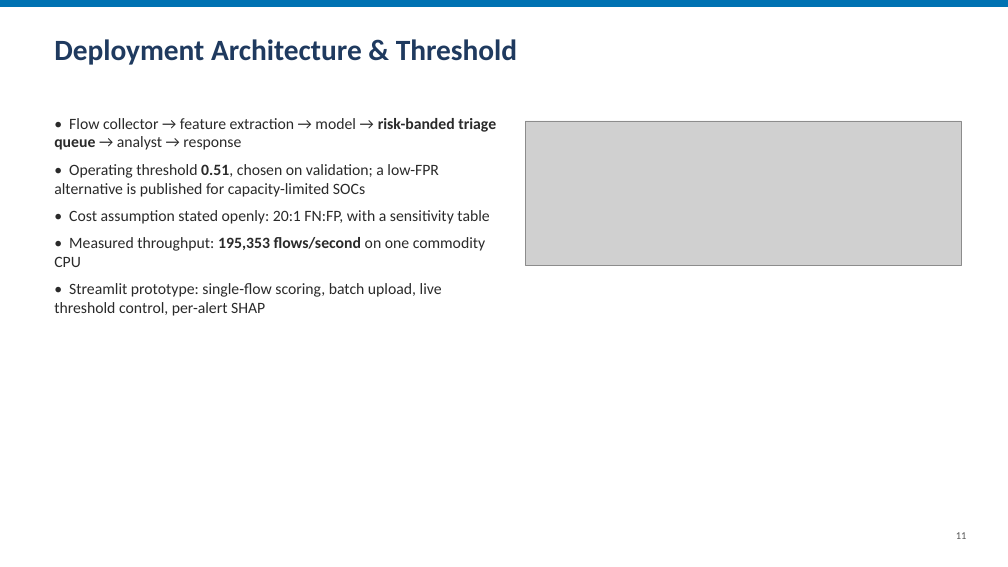
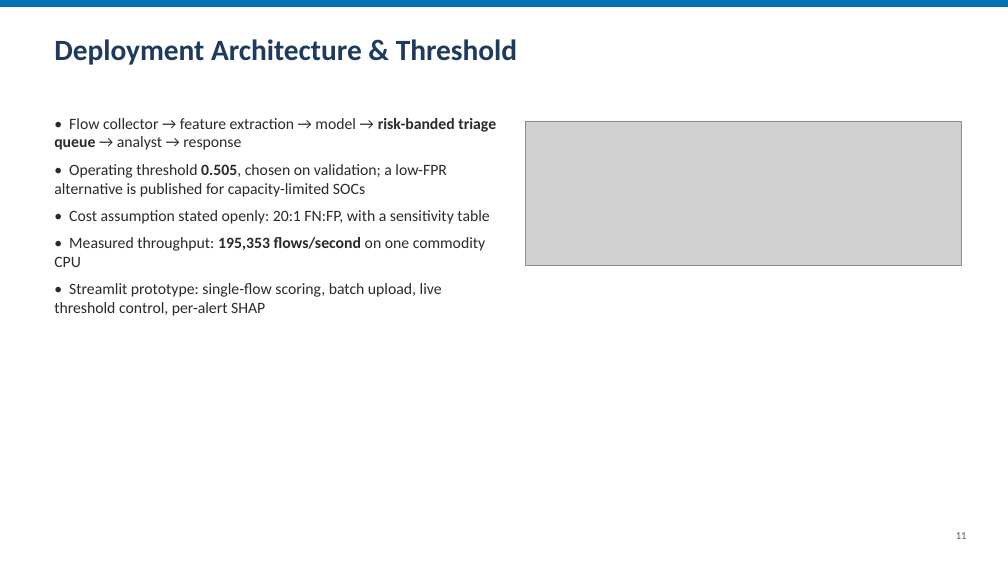
Before and after one commit to iamkenichi/AI_Capstone_Network_Intrusion_Detection, a slide deck: slide 11 of deliverables/Arne_Ramos_AI_Capstone_Technical_Presentation.pptx. Drawn at 1008x567 pixels with LibreOffice and Linux fonts; fonts in the diff are those of the drawing; grey boxes stand for pictures. Boxes give left, top, right and bottom in pixels: in the first picture for what was removed or moved away, otherwise in the second. Text is boxed around its words. In the diff, an @@ line names an element or a change of style, - is before the commit and + after.

Commit message:
Fix the model-availability guard, and report thresholds at their real precision
Two defects that a clean checkout exposes.

`requires_model` checked for `models/deployment.json`, which IS committed - it
is the record of which model was selected - rather than for the `.joblib` it
points at, which is a build product and is not. On a fresh clone the guard
therefore passed and nine tests tried to load a file that was never there. CI
caught it on the first run. The guard now reads deployment.json and confirms
the estimator it names is actually present; verified locally by hiding the
estimator, which turns 51 passed into 42 passed / 9 skipped.

Thresholds were rendered at 2 dp throughout. The sweep grid is 0.005, so the
frozen operating point 0.505 was being printed as "0.51" - a reader
reproducing at 0.51 would not get the reported numbers back. Every threshold
render in reports, decks, figures, notebooks and CLI output now carries 3 dp.

```diff
--- a/deliverables/Arne_Ramos_AI_Capstone_Technical_Presentation.pptx
+++ b/deliverables/Arne_Ramos_AI_Capstone_Technical_Presentation.pptx
@@ text at bbox=[54, 164, 446, 197]: text changed @@
-• Operating threshold 0.51, chosen on validation; a low-FPR alternative is published for capacity-limited SOCs
+• Operating threshold 0.505, chosen on validation; a low-FPR alternative is published for capacity-limited SOCs
```
Also in this commit, not shown: 1 other slide changed, 18 other files.
